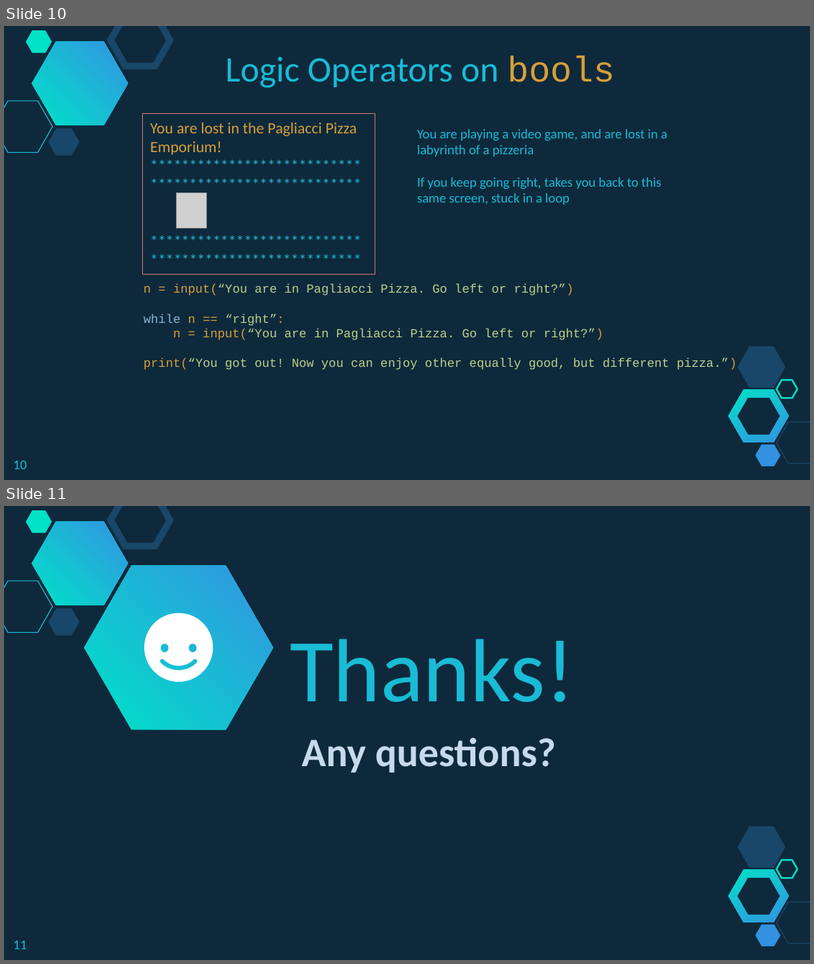
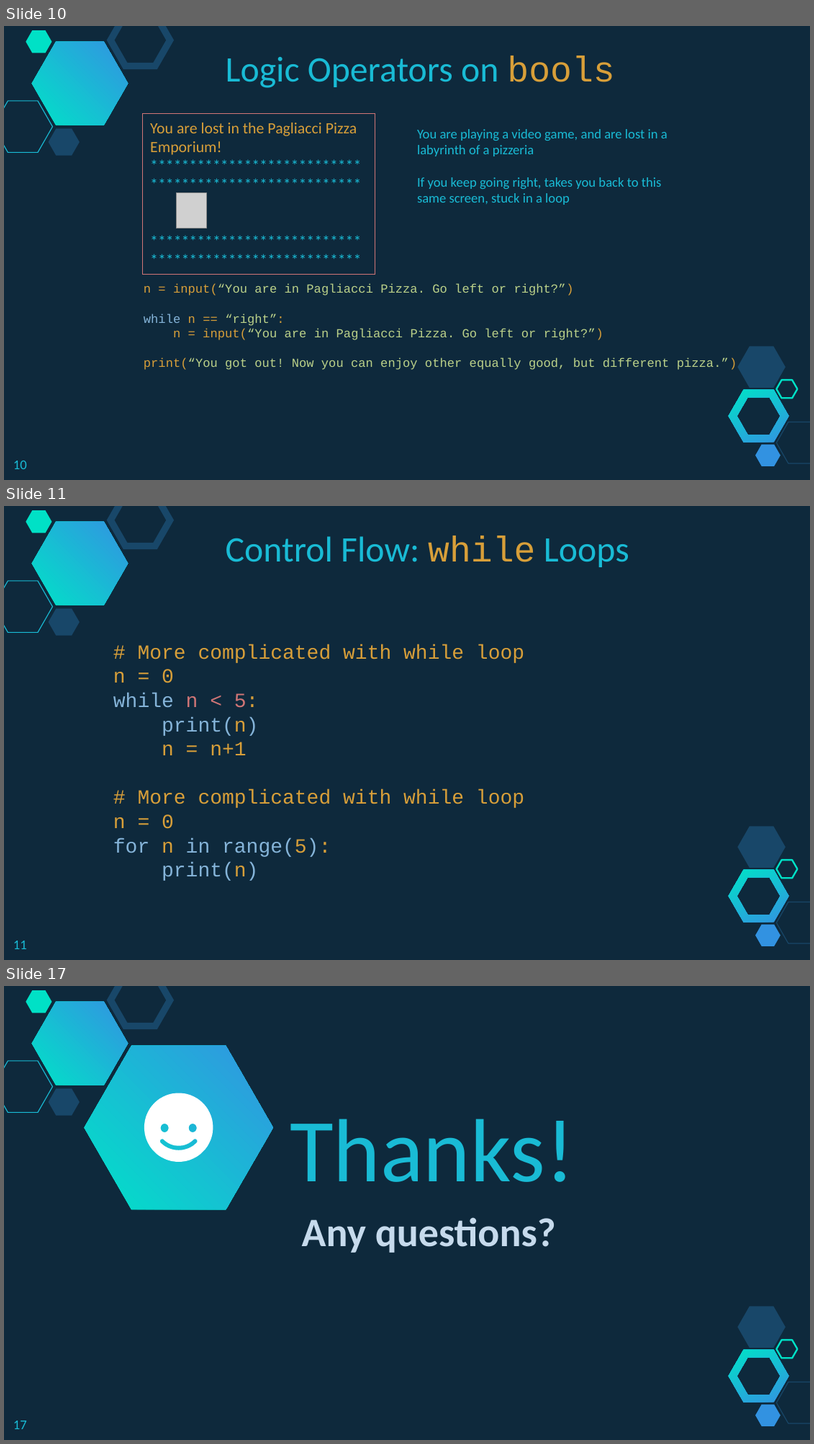
Before and after one commit to branhoff/python_class_101, a slide deck: lecture_slides/6_Python Lesson - Control Flow - While and For Loops.pptx. Shown one above the other, each under a label of ours: slides 10 and 11 before the commit, slides 10, 11 and 17 after it; the slides between them are not shown. The pictures are 814x964 and 814x1444 pixels, drawn with LibreOffice and Linux fonts; fonts in the diff are those of the drawing; grey boxes stand for pictures. Boxes give left, top, right and bottom in pixels: in the first picture for what was removed or moved away, otherwise in the second. Text is boxed around its words. In the diff, an @@ line names an element or a change of style, - is before the commit and + after.

```diff
--- a/lecture_slides/6_Python Lesson - Control Flow - While and For Loops.pptx
+++ b/lecture_slides/6_Python Lesson - Control Flow - While and For Loops.pptx
@@ slide 11 added at [4,506,810,960], background #0E293C; not listed: 10 template elements that a slide beside it also shows @@
@@ text added at [226,536,630,567], 32 pt, text #19BBD5 @@
+Control Flow: while Loops
@@ text added at [113,644,525,880], 18 pt, text #D89F39 @@
+# More complicated with while loop
+n = 0
+while n < 5:
+print(n)
+n = n+1
+# More complicated with while loop
+n = 0
+for n in range(5):
+print(n)
@@ page number added at [13,940,27,949], 12 pt, text #19BBD5 @@
+11
@@ what was slide 11 is now slide 17 @@
@@ page number at [13,1420,27,1429]: text changed @@
-11
+17
```
Also in this commit, not shown: 5 other slides added, 15 slides removed, 11 other files.
